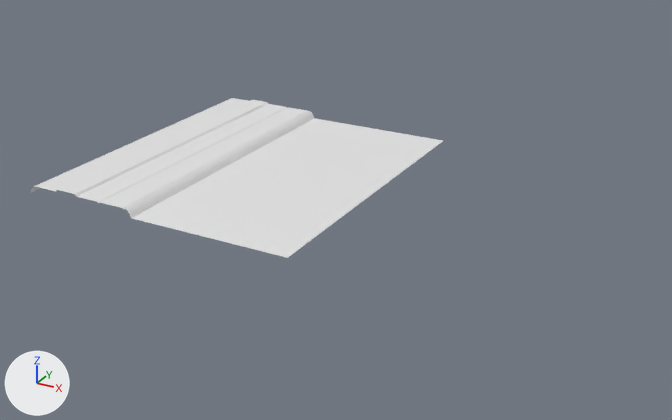
Two versions of the FBX model Assets/Art/Models/Environment/Modular/Floors/Floor_FullSide.fbx, one commit apart.
Rendered twice from a 50 mm camera at (4.7, -7.49, 4.42) aimed at (-0.48, 1.94, -0.29). Arrows for +X, +Y and +Z are at lower left; the lights stay in place. The picture after the commit comes second. Where no turn or scale is listed for an object, it has been applied to the vertices. Vertices at exactly the same position are counted once.

In view in the first picture: 'Floor_FullSide'.
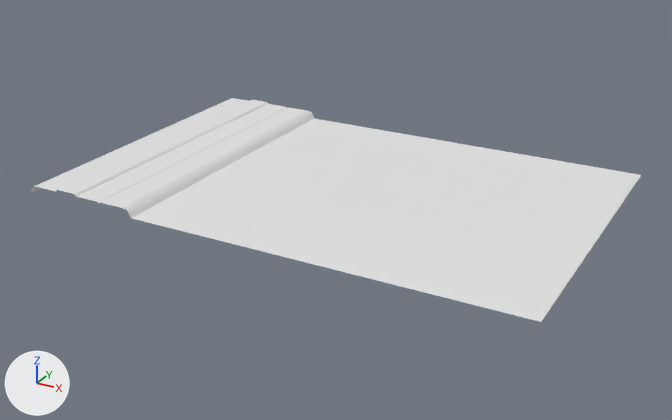
The newer file is also turned or shifted as a whole; pictures and numbers use the older file's frame.

Diff of the bpy script that builds the scene:
```diff
--- a/Assets/Art/Models/Environment/Modular/Floors/Floor_FullSide.fbx.py
+++ b/Assets/Art/Models/Environment/Modular/Floors/Floor_FullSide.fbx.py
@@ me_plane_017 @@
 # used by ob_floor_fullside; location = (0.0, 0.0, 0.0)
-me_plane_017.from_pydata(...)  # 36 vertices, 17 faces; spans x -3.71..0.0, y 0.0..4.24, z 0.0..0.13
-me_plane_017.vertices[1].co = (-2.12, 4.24, 0.0)  # pixel (314, 118)
-me_plane_017.vertices[19].co = (-2.59, 4.24, 0.09)  # pixel (287, 108)
-me_plane_017.vertices[34].co = (0.0, 0.0, 0.0)  # pixel (287, 257)
-me_plane_017.vertices[35].co = (0.0, 4.24, 0.0)  # pixel (443, 140)
+me_plane_017.from_pydata(...)  # 36 vertices, 17 faces; spans x -3.71..2.75, y 0.0..4.24, z 0.0..0.13
+# me_plane_017 part 1
+me_plane_017.vertices[1].co = (-2.12, 4.23, 0.0)  # pixel (314, 118)
+me_plane_017.vertices[19].co = (-2.6, 4.23, 0.09)  # pixel (287, 108)
+me_plane_017.vertices[34].co = (2.75, 0.0, 0.0)  # pixel (541, 322)
+me_plane_017.vertices[35].co = (2.75, 4.24, 0.0)  # pixel (641, 174)
 me_plane_017.materials.append(mat_floortrim)
```

Location of each change, [x1, y1, x2, y2] in pixels of the pictures (672 x 420 px; the box of a moved part takes in the faces that stretch with it):
'Floor_FullSide', reshaped (48% wider, 40% taller): before [31, 98, 443, 258]; after [31, 98, 641, 322]
part 1 of me_plane_017, moved or reshaped: before [285, 119, 443, 258]; after [285, 119, 641, 322]
